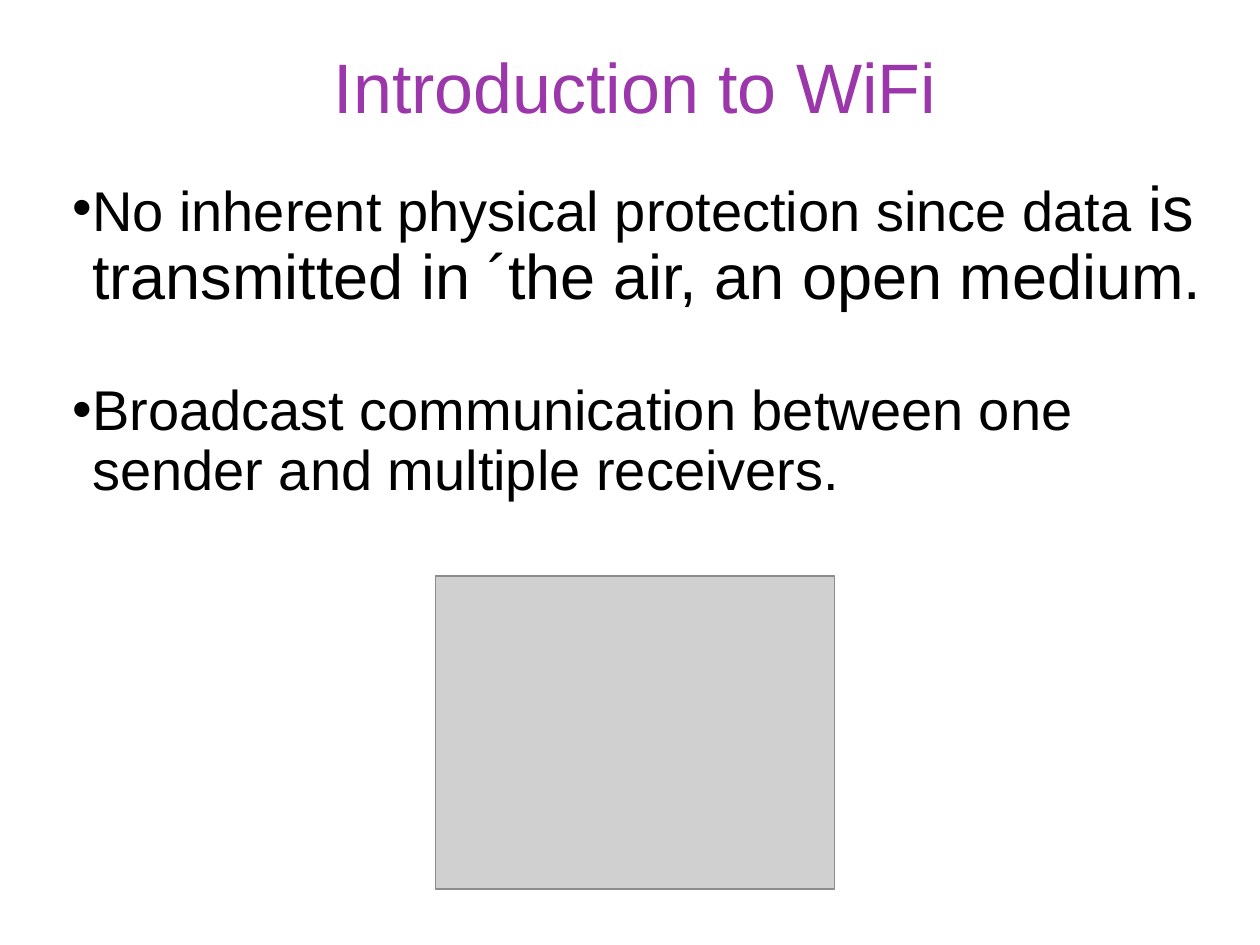
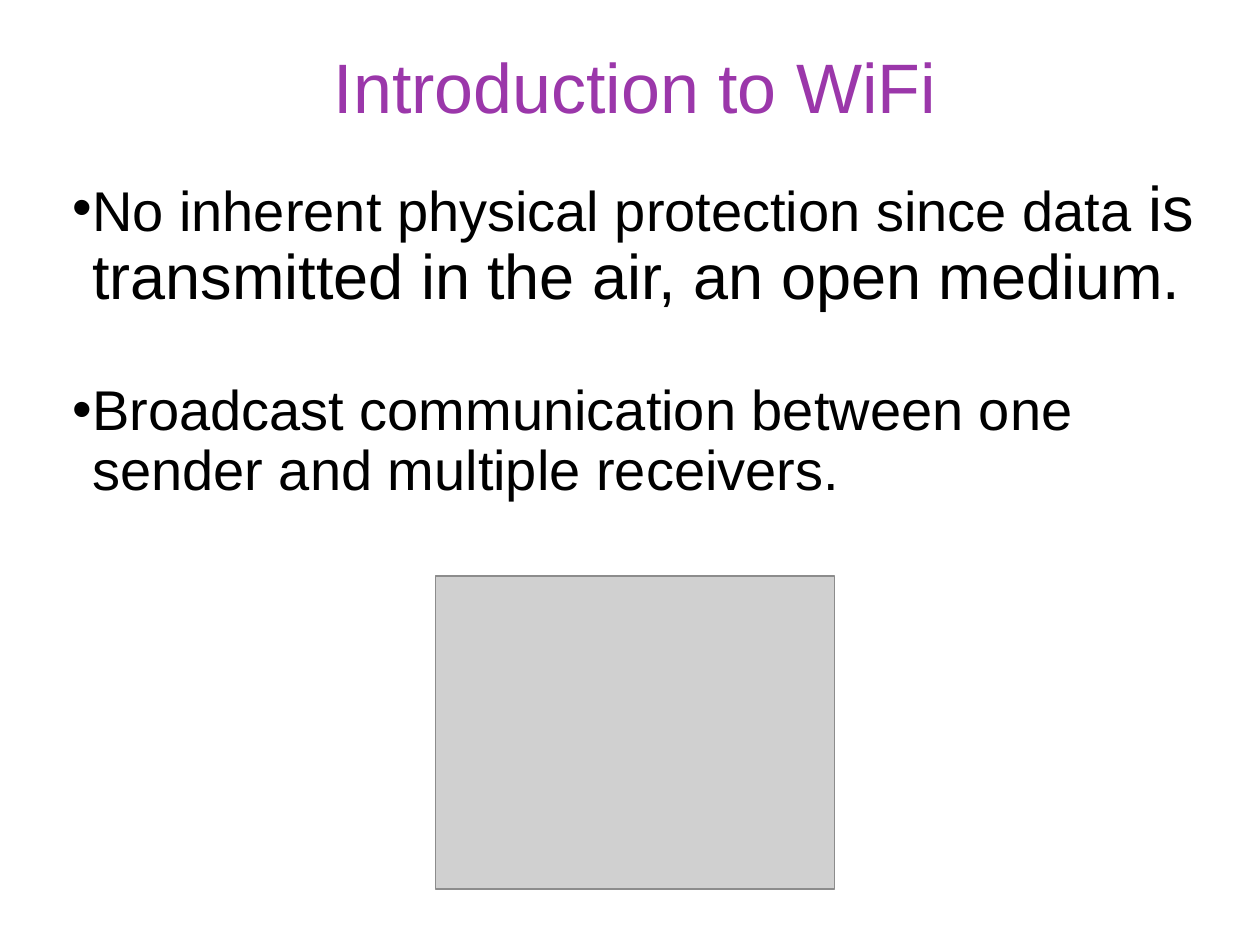
Before and after one commit to gulaoshi/gu.github.io, a slide deck: slide 4 of InfoSec/PPTs/L15-CH24-Wireless Mobile Security.pptx. Drawn at 1260x945 pixels with LibreOffice and Linux fonts; fonts in the diff are those of the drawing; grey boxes stand for pictures. Boxes give left, top, right and bottom in pixels: in the first picture for what was removed or moved away, otherwise in the second. Text is boxed around its words. In the diff, an @@ line names an element or a change of style, - is before the commit and + after.

```diff
--- a/InfoSec/PPTs/L15-CH24-Wireless Mobile Security.pptx
+++ b/InfoSec/PPTs/L15-CH24-Wireless Mobile Security.pptx
@@ text at (x1=72, y1=185, x2=1194, y2=311): text changed @@
-• No inherent physical protection since data is transmitted in ´the air, an open medium.
+• No inherent physical protection since data is transmitted in the air, an open medium.
```
Also in this commit, not shown: 11 other slides changed, 1 slide removed, 3 other files.
